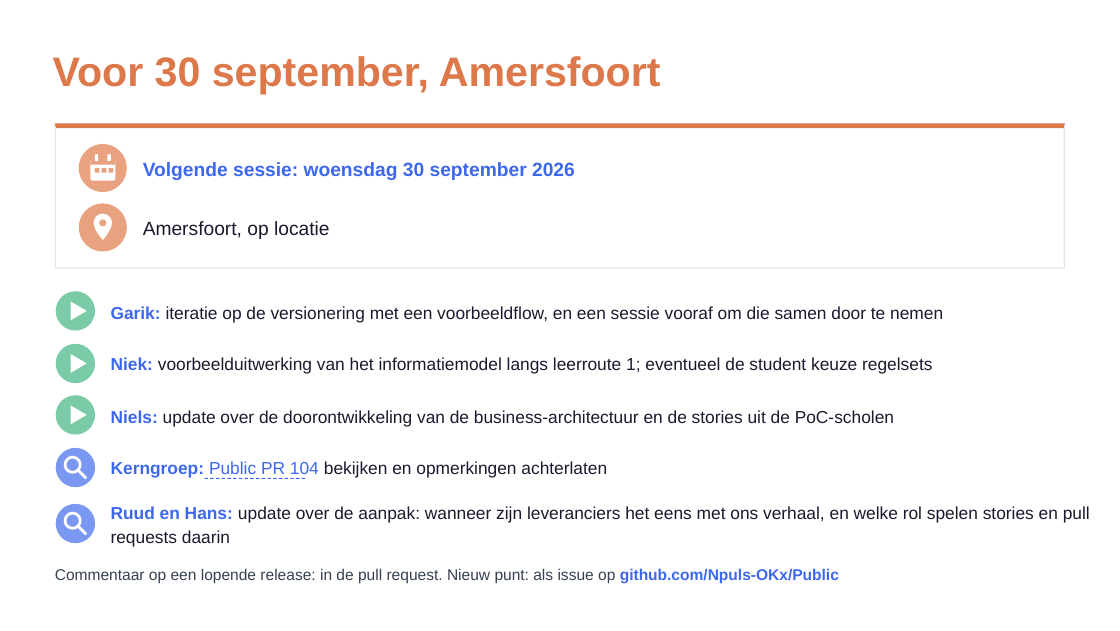
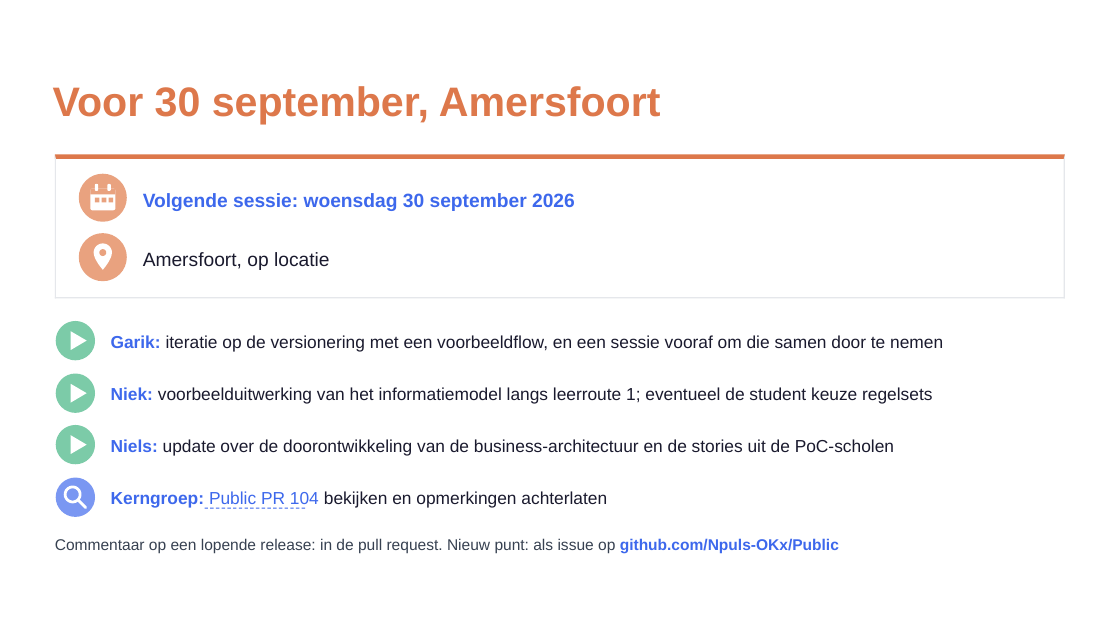
Before and after one commit to Npuls-OKx/meta, a slide deck: slide 40 of presentaties/export/260915_kerngroep_techniek_afspraken/260915_kerngroep_techniek_afspraken.pptx. Drawn at 1120x631 pixels with LibreOffice and Linux fonts; fonts in the diff are those of the drawing; background and template pictures are left out. Boxes give left, top, right and bottom in pixels: in the first picture for what was removed or moved away, otherwise in the second. Text is boxed around its words. In the diff, an @@ line names an element or a change of style, - is before the commit and + after.

```diff
--- a/presentaties/export/260915_kerngroep_techniek_afspraken/260915_kerngroep_techniek_afspraken.pptx
+++ b/presentaties/export/260915_kerngroep_techniek_afspraken/260915_kerngroep_techniek_afspraken.pptx
@@ 17 freeform shapes, 7 texts moved together from (x1=53, y1=56, x2=1065, y2=478) to (x1=53, y1=86, x2=1065, y2=508) @@
@@ freeform shape removed at (x1=56, y1=291, x2=95, y2=330) @@
@@ freeform shape removed at (x1=70, y1=302, x2=87, y2=320) @@
@@ freeform shape moved from (x1=56, y1=395, x2=95, y2=434) to (x1=56, y1=373, x2=95, y2=412) @@
@@ freeform shape moved from (x1=70, y1=406, x2=87, y2=425) to (x1=70, y1=384, x2=87, y2=403) @@
@@ 5 freeform shapes, 1 line moved together from (x1=56, y1=343, x2=95, y2=543) to (x1=56, y1=320, x2=95, y2=517) @@
@@ freeform shape at (x1=56, y1=425, x2=95, y2=464): fill #7A97F2 to #7CCBA8 @@
@@ freeform shape moved from (x1=65, y1=457, x2=80, y2=473) to (x1=70, y1=435, x2=87, y2=454) @@
@@ freeform shape at (x1=70, y1=435, x2=87, y2=454): fill none to #FFFFFF; outline #FFFFFF 1.81 pt to none @@
@@ line removed from (78, 471) to (86, 477) @@
@@ text removed at (x1=111, y1=506, x2=1090, y2=522) @@
-Ruud en Hans: update over de aanpak: wanneer zijn leveranciers het eens met ons verhaal, en welke rol spelen stories en pull
@@ text "Commentaar op een lopende release: ..." moved from (x1=55, y1=568, x2=839, y2=584) to (x1=55, y1=538, x2=839, y2=554) @@
@@ text removed at (x1=111, y1=530, x2=230, y2=546) @@
-requests daarin
```
Also in this commit, not shown: 1 other slide changed, 2 other files.
